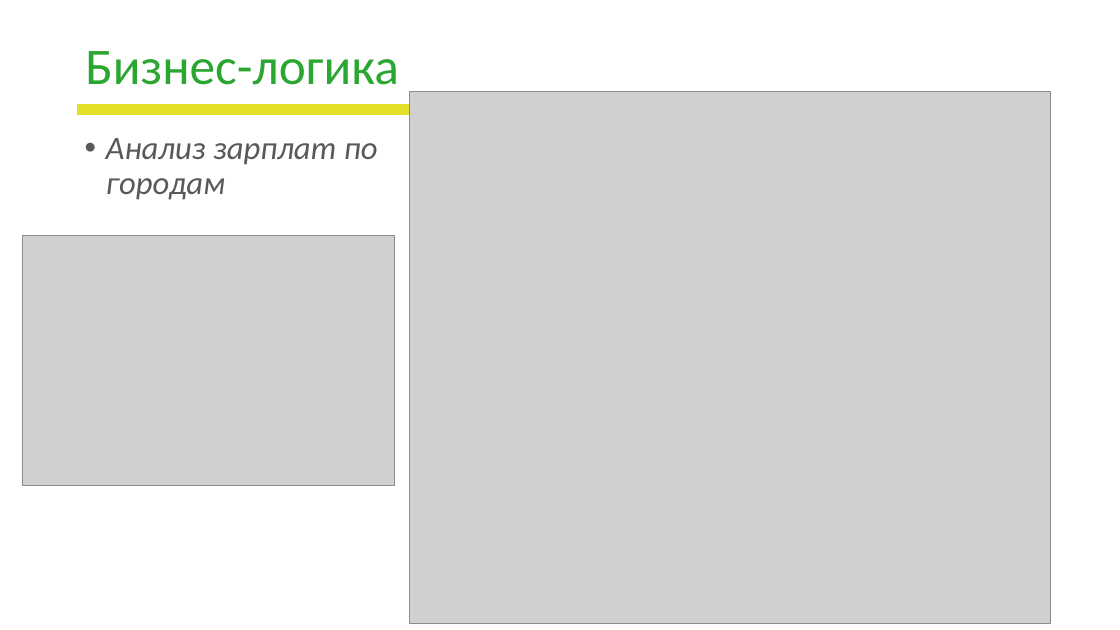
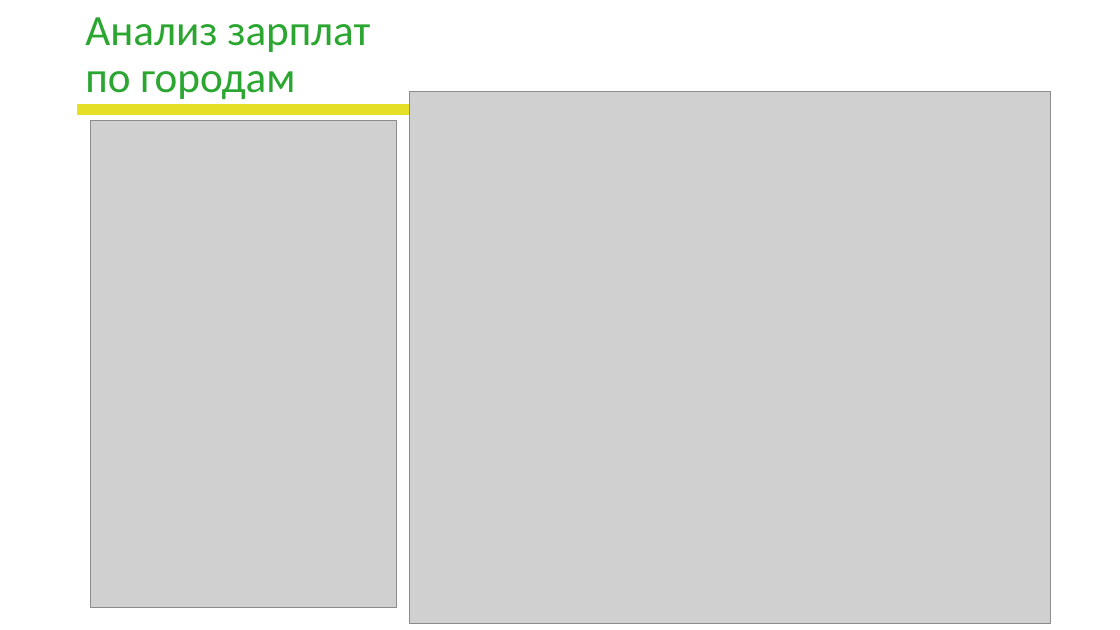
Before and after one commit to LapinGleb/DA_project, a slide deck: slide 8 of Школа_DA_Презентация_проекта.pptx (slide 7 before the commit). Drawn at 1120x630 pixels with LibreOffice and Linux fonts; fonts in the diff are those of the drawing; grey boxes stand for pictures; background and template pictures are left out. Boxes give left, top, right and bottom in pixels: in the first picture for what was removed or moved away, otherwise in the second. Text is boxed around its words. In the diff, an @@ line names an element or a change of style, - is before the commit and + after.

```diff
--- a/Школа_DA_Презентация_проекта.pptx
+++ b/Школа_DA_Презентация_проекта.pptx
@@ title "Анализ зарплат по городам": place and size @@
-title "Анализ зарплат по городам" at (106,138,378,200)
+title "Анализ зарплат по городам" at (85,17,370,99)
@@ title "Анализ зарплат по городам" at (85,17,370,99): size 28 to 37 pt, text colour #595959 to #2BA630, italic off; bullet • to none; less space between paragraphs; vertical alignment top to middle @@
@@ title removed at (85,51,399,85) @@
-Бизнес-логика
@@ picture added at (90,121,397,608) @@
@@ picture removed at (23,235,395,485) @@
```
Also in this commit, not shown: 8 other slides changed, 3 slides added, 1 slide removed, 4 other files.
